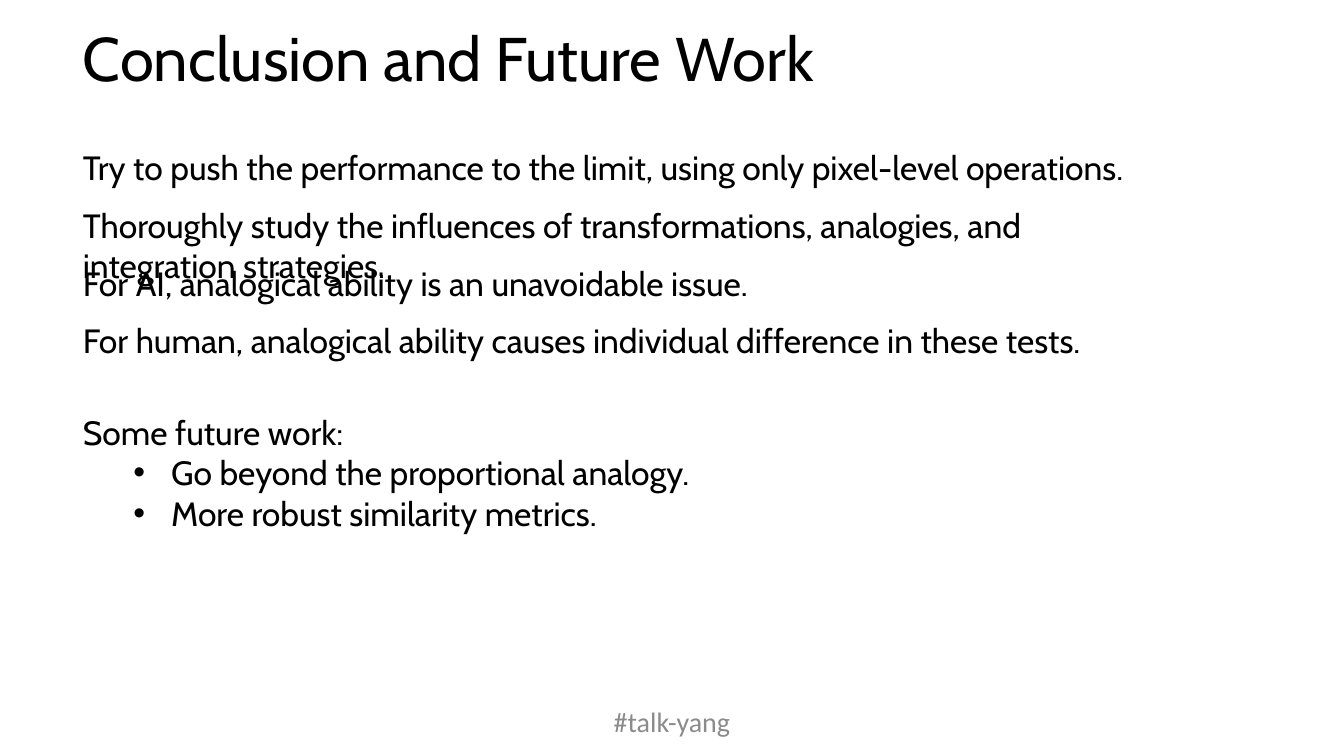
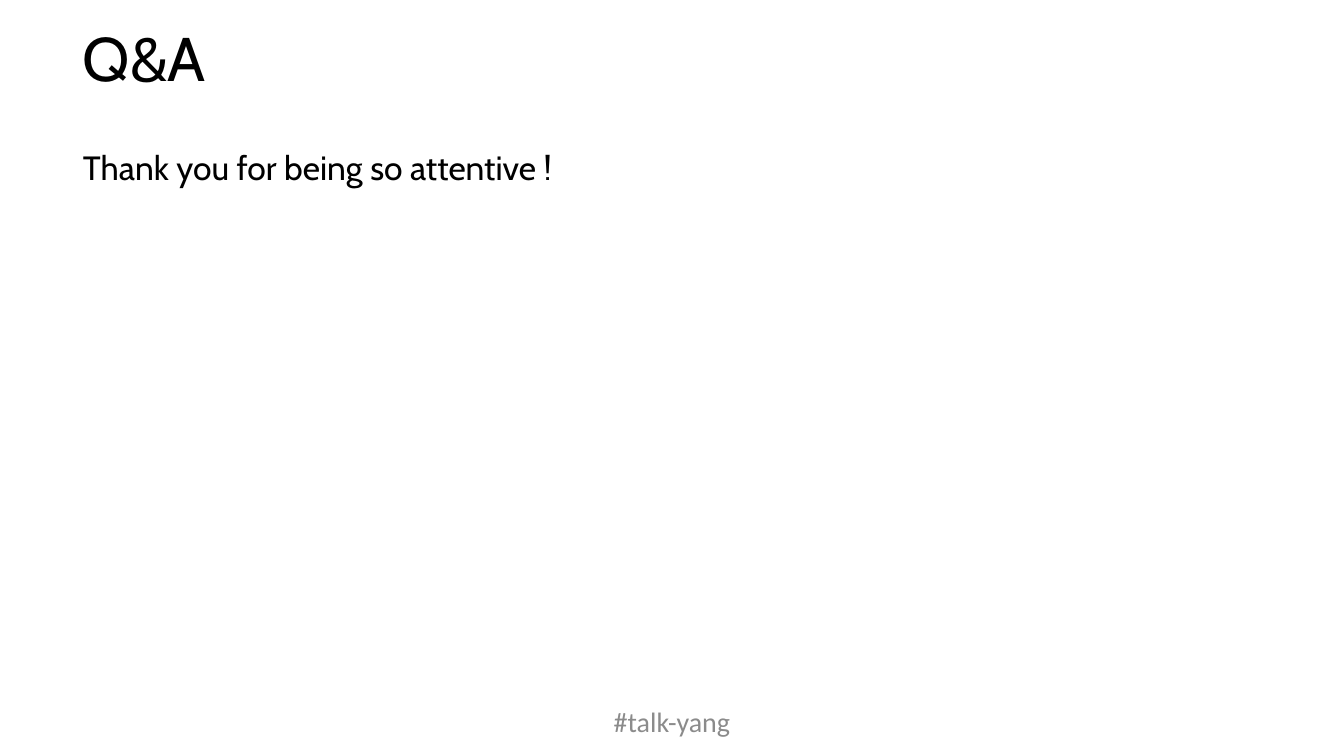
Before and after one commit to Yuan-Yang-Vandy/acs2020, a slide deck: slide 35 of acs2020.pptx. Drawn at 1344x756 pixels with LibreOffice and Linux fonts; fonts in the diff are those of the drawing. Boxes give left, top, right and bottom in pixels: in the first picture for what was removed or moved away, otherwise in the second. Text is boxed around its words. In the diff, an @@ line names an element or a change of style, - is before the commit and + after.

```diff
--- a/acs2020.pptx
+++ b/acs2020.pptx
@@ text at bbox=[83, 37, 206, 83]: text changed @@
-Conclusion and Future Work
+Q&A
@@ text at bbox=[83, 154, 536, 188]: text changed @@
-Try to push the performance to the limit, using only pixel-level operations.
+Thank you for being so attentive !
@@ text removed at bbox=[83, 212, 1021, 286] @@
-Thoroughly study the influences of transformations, analogies, and integration strategies.
@@ text removed at bbox=[83, 268, 748, 304] @@
-For AI, analogical ability is an unavoidable issue.
@@ text removed at bbox=[83, 327, 1080, 362] @@
-For human, analogical ability causes individual difference in these tests.
@@ text removed at bbox=[83, 419, 689, 534] @@
-Some future work:
-  • Go beyond the proportional analogy.
-  • More robust similarity metrics.
```
Also in this commit, not shown: 14 other slides changed, 1 slide added, 1 slide removed, 1 other file.
